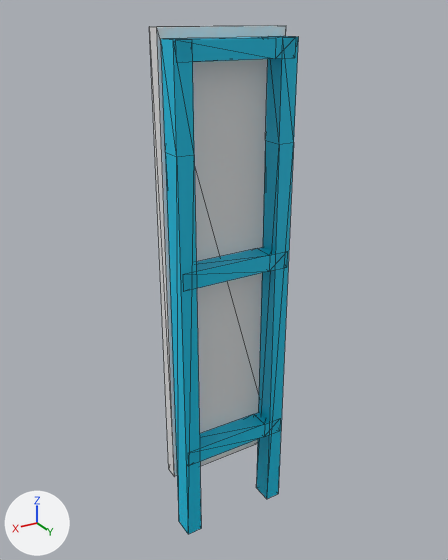
The glTF model AR.glb as it was, and as the next commit left it.
Rendered twice from a 50 mm lens placed at (0.684, 1.144, 1.295), pointed at (-0.03, -0.046, 0.7). Every picture has the same lights, and +X, +Y and +Z are marked at lower left. Mesh edges are drawn as thin lines. Where no turn or scale is listed for an object, it has been applied to the vertices.
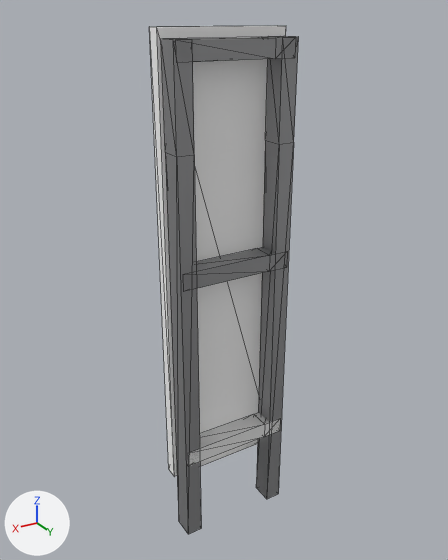
Location of each change, (x1, y1, x2, y2) in pixels of the pictures (448 x 560 px):
'Cube.003', recoloured, surface changed (cyan to grey)
    both: (161, 38, 201, 534)
'Cube.001', recoloured, surface changed (cyan to grey)
    both: (256, 36, 299, 499)
'Cube.008', recoloured, surface changed (cyan to grey)
    both: (175, 37, 296, 63)
'Cube.005', recoloured, surface changed (cyan to grey)
    both: (183, 247, 287, 291)
'Cube.006', recoloured, surface changed (cyan to grey)
    both: (188, 412, 280, 466)

What the commit changed:
Material 'Material' (mat_material) changes colour from cyan #00c2e7 to grey #a5a6a7; in linear values from (0.0, 0.542, 0.8) to (0.377, 0.379, 0.388).
In material 'Material' (mat_material), metallic goes from 0.0 to 0.736.
me_cube_012 has 12 vertices, 20 faces and spans x 19.211..19.774, y -0.197..0.367, z -0.016..0.671.
me_cube_012 no longer uses material mat_material (cyan #00c2e7).
